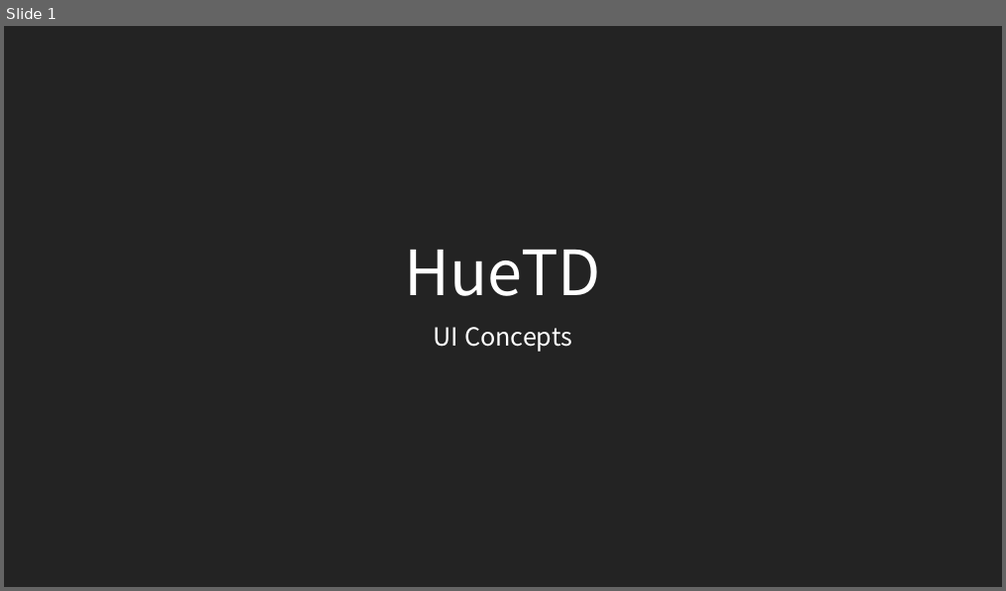
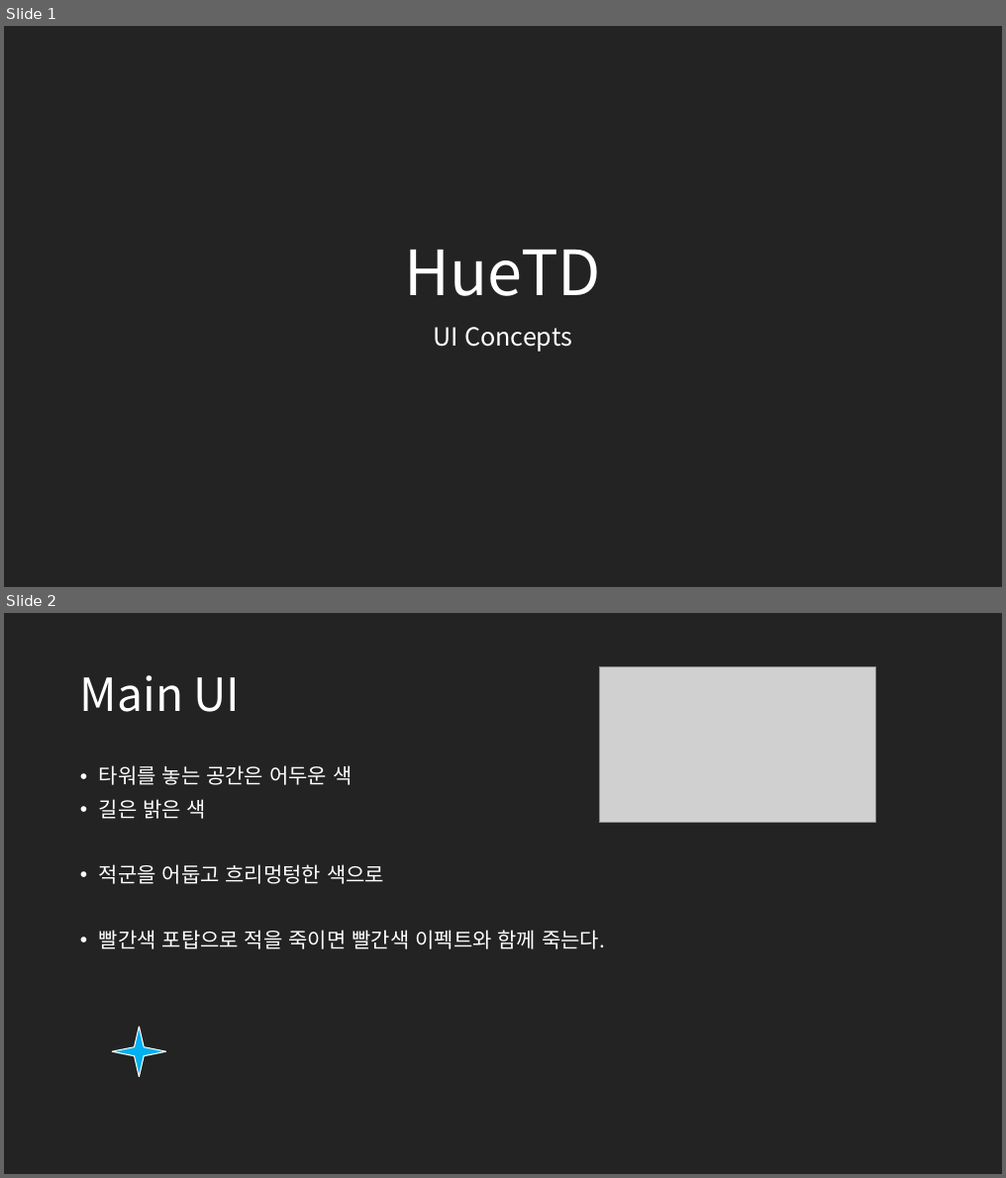
Before and after one commit to ryanking13/dye-td, a slide deck: concepts/UI.pptx. Shown one above the other, each under a label of ours: slide 1 before the commit, slides 1 and 2 after it. The pictures are 1006x591 and 1006x1178 pixels, drawn with LibreOffice and Linux fonts; fonts in the diff are those of the drawing; grey boxes stand for pictures. Boxes give left, top, right and bottom in pixels: in the first picture for what was removed or moved away, otherwise in the second. Text is boxed around its words. In the diff, an @@ line names an element or a change of style, - is before the commit and + after.

Commit message:
add UI ppt

```diff
--- a/concepts/UI.pptx
+++ b/concepts/UI.pptx
@@ slide 2 added at <box>4,613,1002,1174</box>, background #232323 @@
@@ picture added at <box>600,666,876,823</box> @@
@@ title added at <box>80,675,241,712</box>, 44 pt, text #FFFFFF @@
+Main UI
@@ text added at <box>99,765,605,950</box>, 20 pt, text #FFFFFF @@
+• 타워를 놓는 공간은 어두운 색
+• 길은 밝은 색
+• 적군을 어둡고 흐리멍텅한 색으로
+• 빨간색 포탑으로 적을 죽이면 빨간색 이펙트와 함께 죽는다.
@@ star added at <box>112,1027,165,1078</box>, fill #00B0F0, outline #FFFFFF 1 pt @@
```
Also in this commit, not shown: 1 slide removed.
